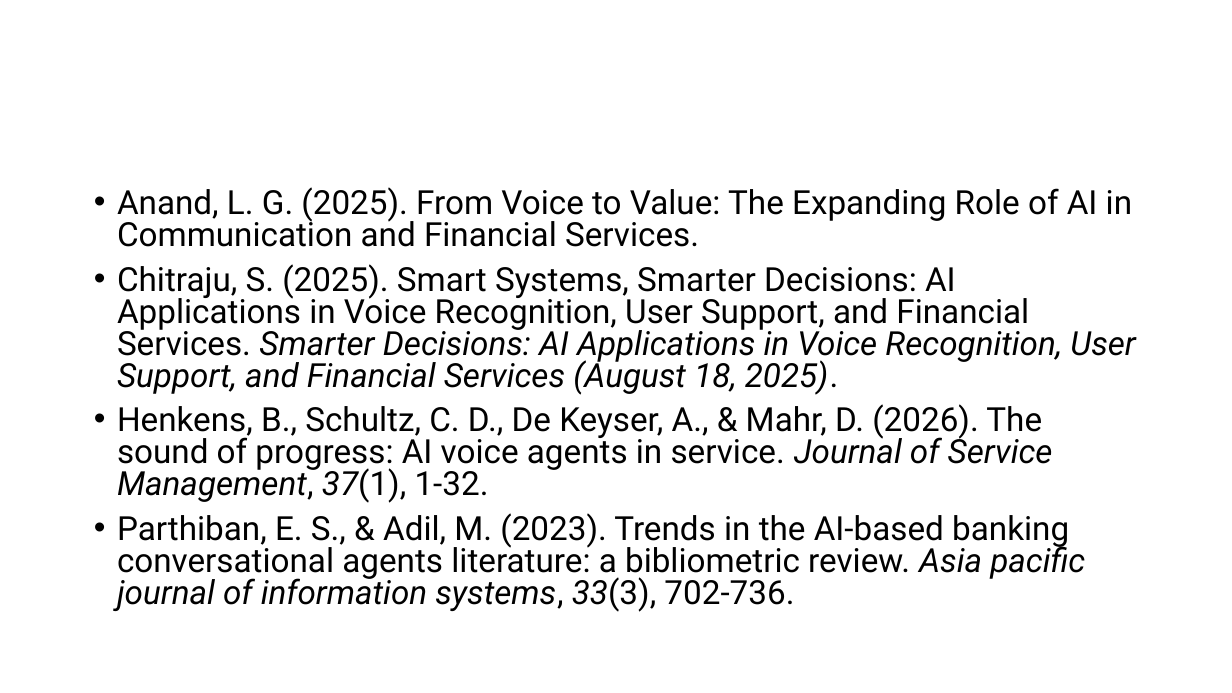
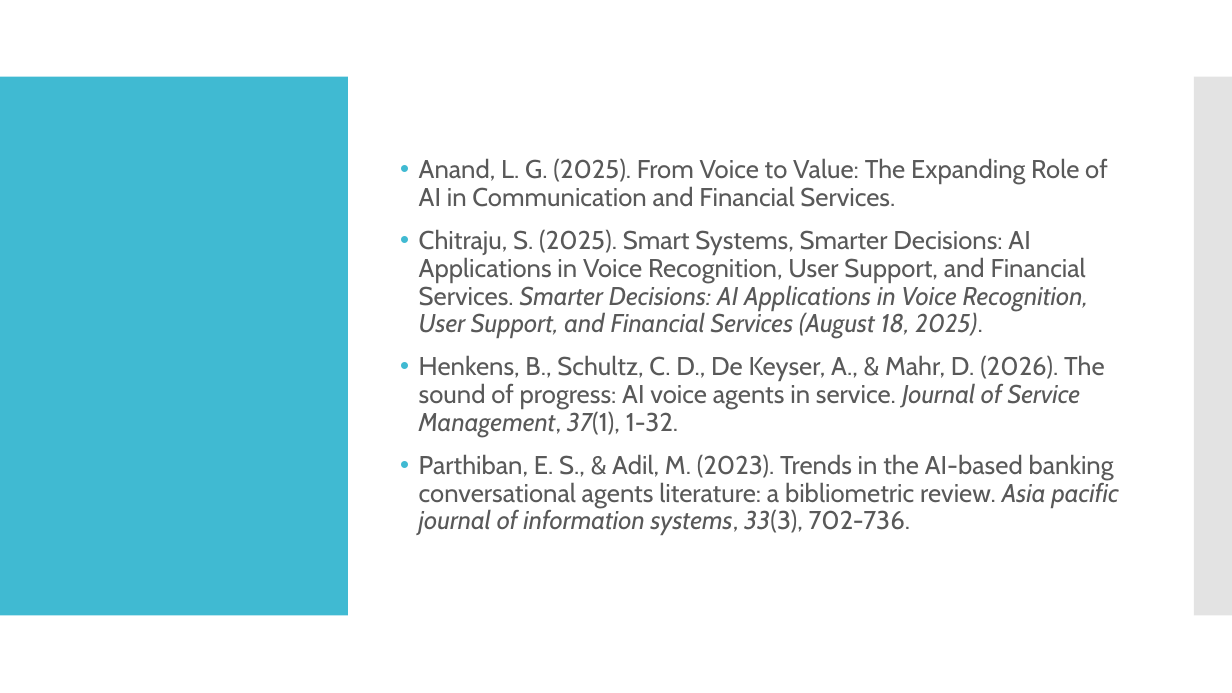
Before and after one commit to AryanArora13/Project-work, a slide deck: slide 10 of Zeroth review- Voice AI.pptx. Drawn at 1232x693 pixels with LibreOffice and Linux fonts; fonts in the diff are those of the drawing. Boxes give left, top, right and bottom in pixels: in the first picture for what was removed or moved away, otherwise in the second. Text is boxed around its words. In the diff, an @@ line names an element or a change of style, - is before the commit and + after.

```diff
--- a/Zeroth review- Voice AI.pptx
+++ b/Zeroth review- Voice AI.pptx
@@ rectangle added at (0,77,348,616), fill #40BAD2 @@
@@ text "Anand, L. G. (2025). From ...": place and size @@
-text "Anand, L. G. (2025). From ..." at (117,187,1136,612)
+text "Anand, L. G. (2025). From ..." at (419,158,1119,535)
@@ text "Anand, L. G. (2025). From ..." at (419,158,1119,535): size 25.9 to 20 pt, font Roboto to Cabin, text colour #000000 to #595959; indent changed; line spacing 0.8 to 0.9; more space between paragraphs; vertical alignment top to middle @@
@@ rectangle added at (1194,77,1232,616), fill #C8C8C8 at 50% opacity @@
```
Also in this commit, not shown: 10 other slides changed, 1 other file.
